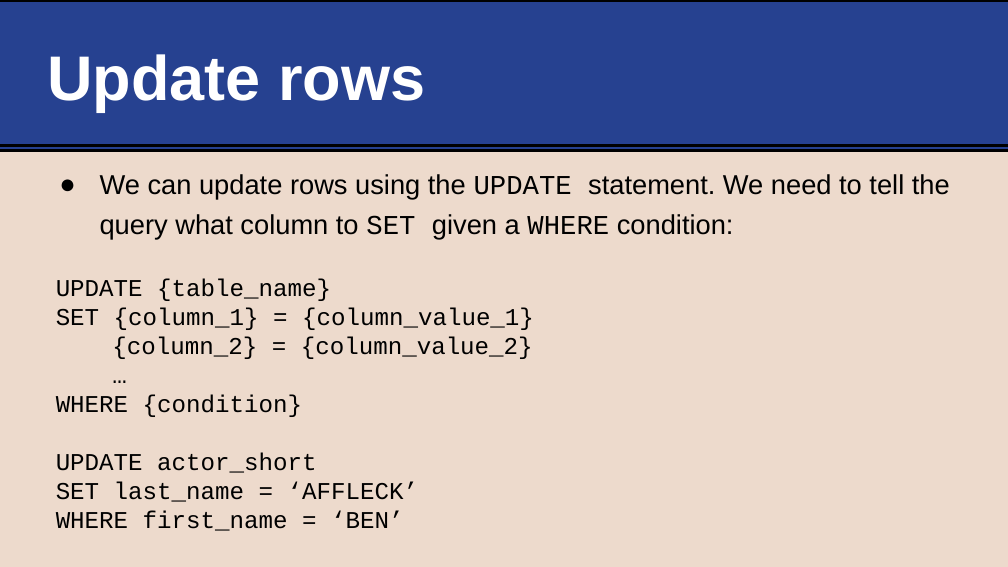
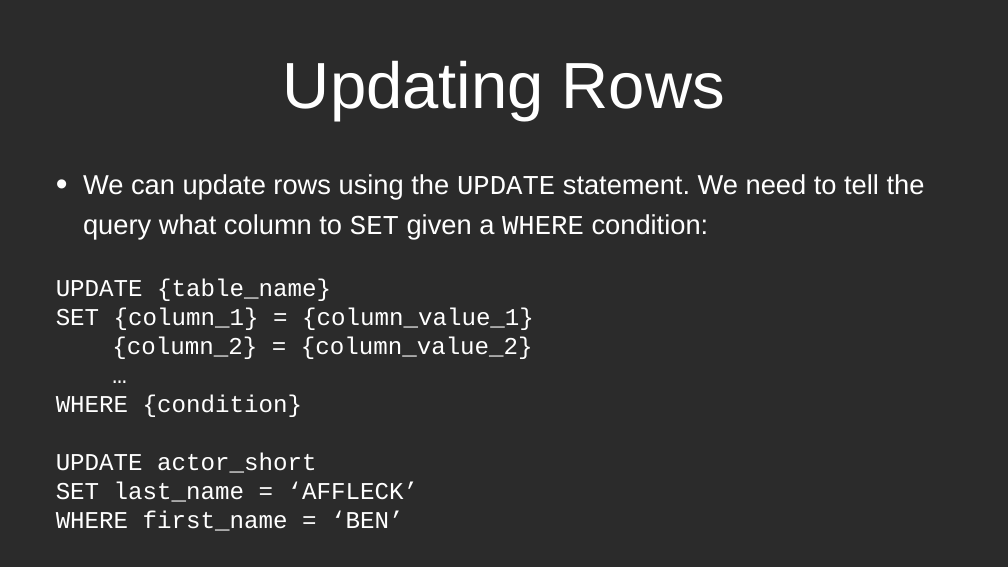
Before and after one commit to life-efficient/Data-Engineering, a slide deck: slide 15 of 2. SQL/2. CRUD/2. SQL CRUD.pptx (slide 14 before the commit). Drawn at 1008x567 pixels with LibreOffice and Linux fonts; fonts in the diff are those of the drawing; background and template pictures are left out; a plain dark background stands for a picture behind light text. Boxes give left, top, right and bottom in pixels: in the first picture for what was removed or moved away, otherwise in the second. Text is boxed around its words. In the diff, an @@ line names an element or a change of style, - is before the commit and + after.

```diff
--- a/2. SQL/2. CRUD/2. SQL CRUD.pptx
+++ b/2. SQL/2. CRUD/2. SQL CRUD.pptx
@@ background #EDDACC to picture (left out) @@
@@ rectangle removed at bbox=[0, 0, 1008, 151] @@
@@ title "Updating Rows" at bbox=[283, 60, 725, 120]: vertical alignment middle to bottom @@
@@ title at bbox=[283, 60, 725, 120]: text changed; size 120 to 124.2 pt; bold off @@
-Update rows
+Updating Rows
@@ line removed from (0, 146) to (1008, 146) @@
@@ text "We can update rows using ..." at bbox=[56, 174, 925, 531]: text colour #000000 to #FFFFFF; bullet ● to • @@
```
Also in this commit, not shown: 18 other slides changed, 1 slide added, 3 other files.
